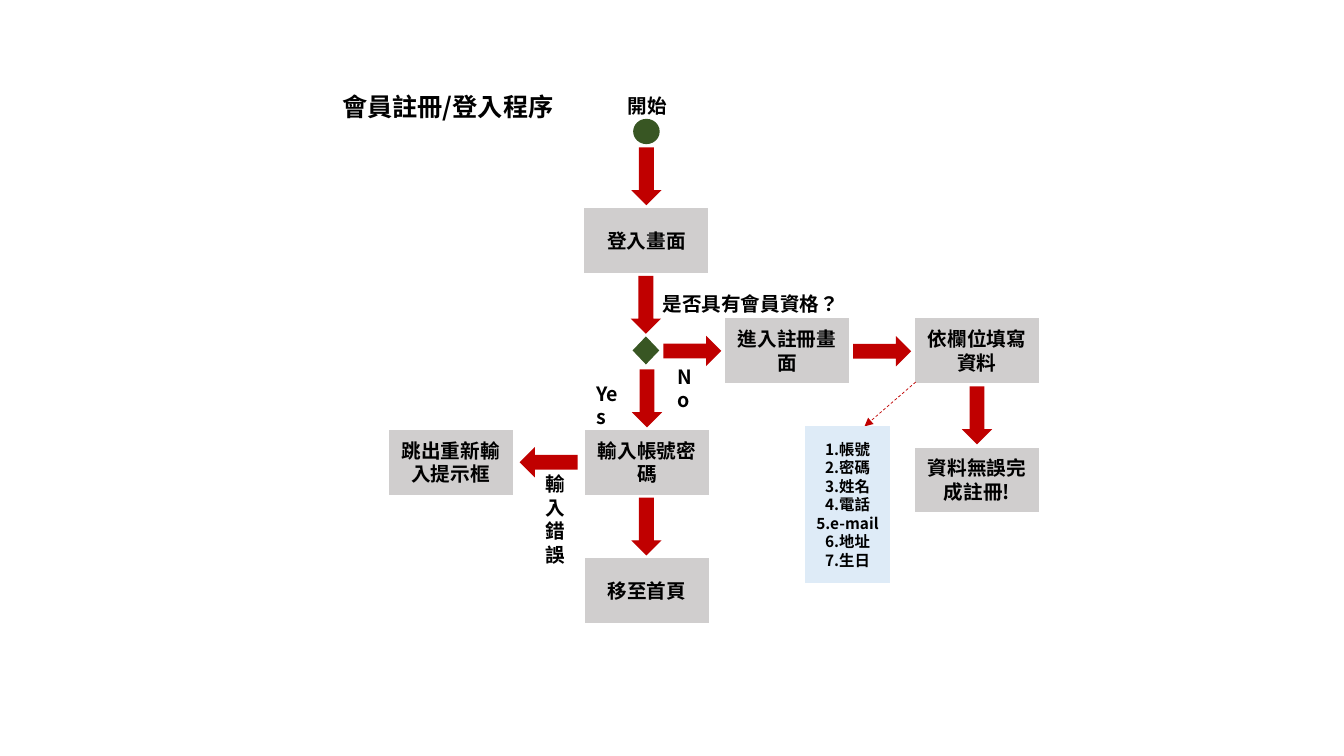
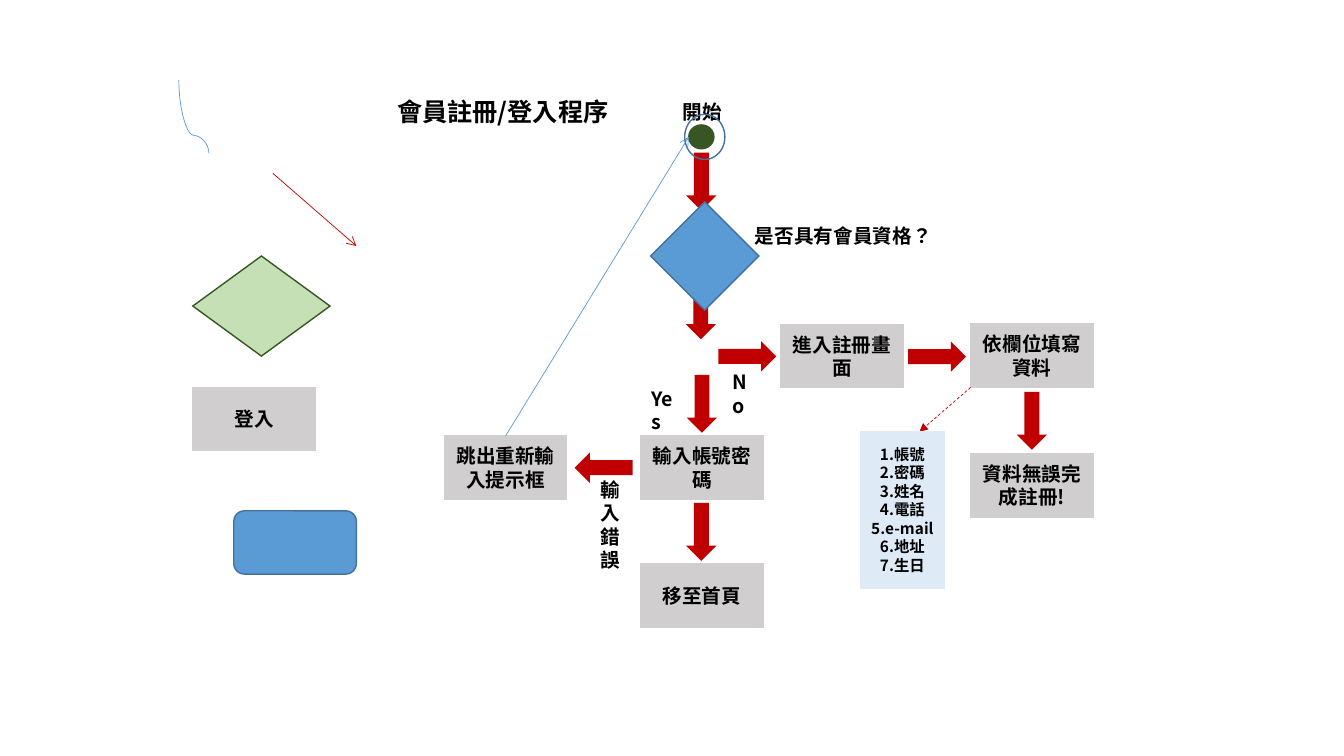
Before and after one commit to gnshiun/WebProject, a slide deck: slide 1 of 活動圖.pptx. Drawn at 1344x756 pixels with LibreOffice and Linux fonts; fonts in the diff are those of the drawing. Boxes give left, top, right and bottom in pixels: in the first picture for what was removed or moved away, otherwise in the second. Text is boxed around its words. In the diff, an @@ line names an element or a change of style, - is before the commit and + after.

Commit message:
ppt

```diff
--- a/活動圖.pptx
+++ b/活動圖.pptx
@@ curved line added from (178, 80) to (209, 153), #5B9BD5 0.5 pt @@
@@ ellipse added at bbox=[685, 114, 725, 159], outline #43739E 1 pt @@
@@ arrow added from (506, 437) to (689, 137), #5B9BD5 0.5 pt @@
@@ arrow added from (273, 173) to (357, 246), #C00000 0.5 pt @@
@@ diamond added at bbox=[650, 202, 758, 310], fill #5B9BD5, outline #43739E 1 pt @@
@@ text "是否具有會員資格？": place and size @@
-text "是否具有會員資格？" at bbox=[662, 294, 839, 313]
+text "是否具有會員資格？" at bbox=[755, 226, 932, 245]
@@ diamond: place and size @@
-diamond at bbox=[633, 338, 658, 364]
+diamond at bbox=[193, 256, 330, 356]
@@ diamond at bbox=[193, 256, 330, 356]: fill #385723 to #C5E0B4 @@
@@ rectangle "登入": place and size @@
-rectangle "登入" at bbox=[586, 209, 709, 272]
+rectangle "登入" at bbox=[193, 387, 316, 451]
@@ 8 down arrows, 7 rectangles, 5 texts, 1 ellipse, 1 arrow: place and size @@
-8 down arrows, 7 rectangles, 5 texts, 1 ellipse, 1 arrow at bbox=[342, 94, 1038, 622]
+8 down arrows, 7 rectangles, 5 texts, 1 ellipse, 1 arrow at bbox=[397, 98, 1094, 628]
@@ text in rectangle at bbox=[234, 409, 273, 428]: text changed @@
-登入畫面
+登入
@@ rounded rectangle added at bbox=[234, 511, 357, 575], fill #5B9BD5, outline #43739E 1 pt @@
```
Also in this commit, not shown: 1 other slide changed, 1 slide added.
